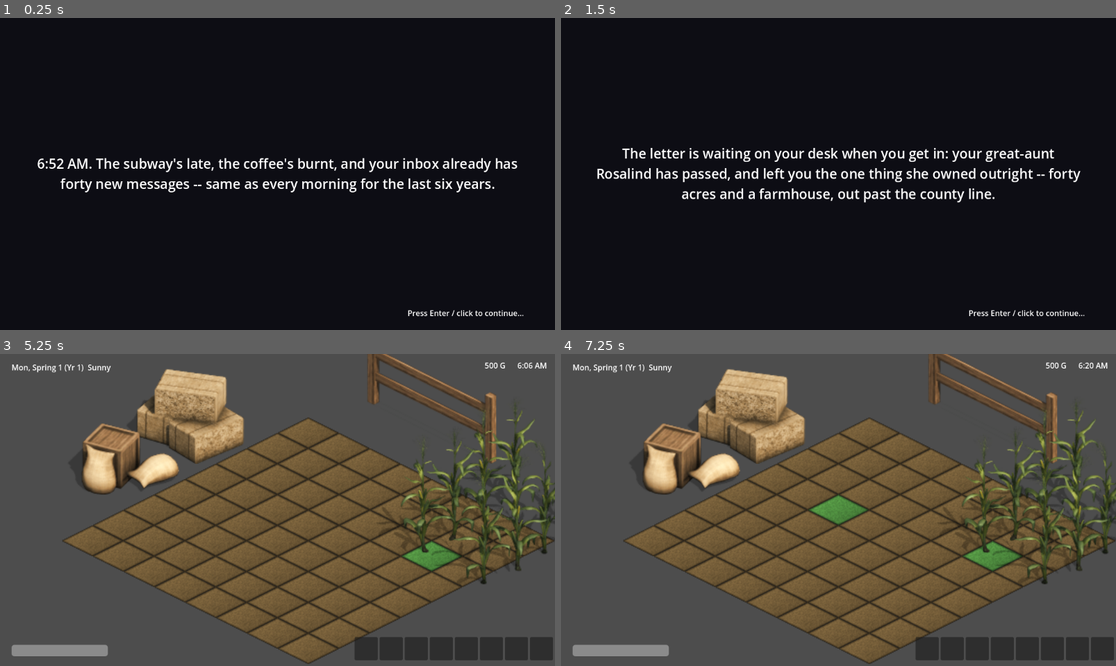
Above: before the commit, frames 1-4 (two rows, left to right).
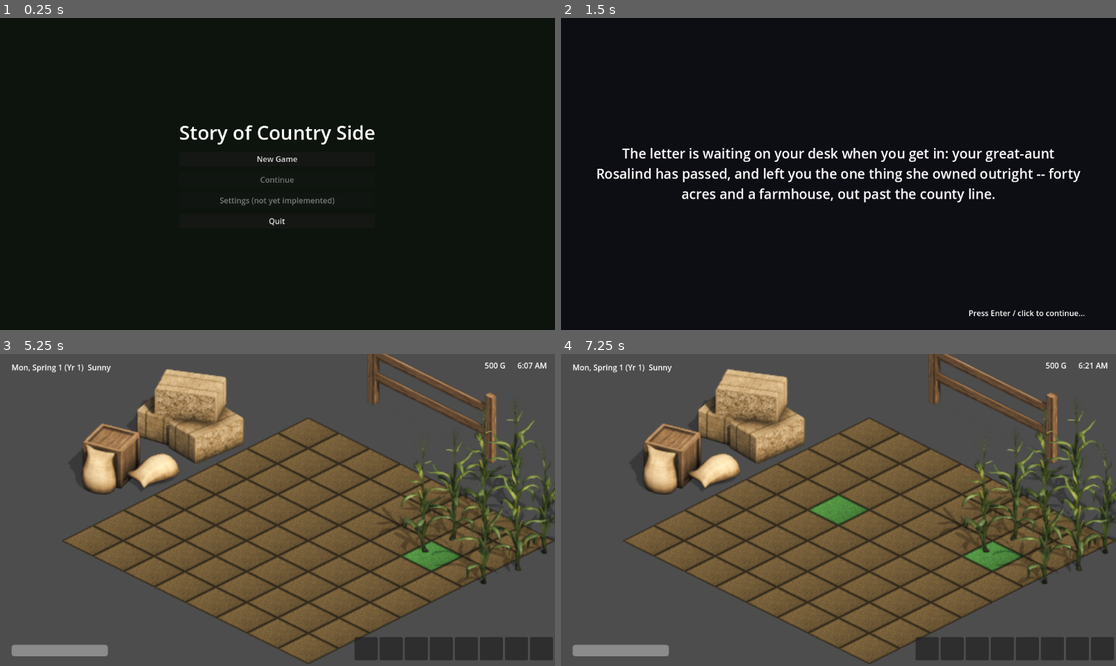
Above: after the commit, the same moments.

Repository: GRITui/story-of-country-side
Game: Godot game, scene res://scenes/ui/TitleScreen.tscn
Two runs of this game, one before a commit and one after it. Both use one fixed random seed, a clock stepped at 60 frames per second and the inputs below. Before the commit the project starts from res://scenes/Main.tscn.
Inputs (mouse positions are in pixels of both pictures, inside the frame that each line leads up to):
- Up to frame 1 (0.25 s): no input
- Up to frame 2 (1.5 s): click (838, 158) at 0.5 s, where only the run after the commit has a clickable "New Game"; tap Enter (ui_accept) at 1.25 s; move the mouse to (960, 158) at 1.27 s; click (960, 158) at 1.42 s
- Up to frame 3 (5.25 s): tap Enter (ui_accept) at 1.52, 2, 2.75, 3.5, 4.25, 4.52, 5 s; drag from (166, 525) to (249, 572) at 2.02 s; move the mouse to (333, 441) at 2.77 s; click (333, 441) at 2.92 s; drag from (249, 572) to (111, 463) at 3.52 s; move the mouse to (444, 556) at 4.27 s; click (444, 556) at 4.42 s; drag from (111, 463) to (194, 432) at 5.02 s
- Up to frame 4 (7.25 s): move the mouse to (866, 510) at 5.77 s; click (866, 510) at 5.92 s; drag from (755, 432) to (727, 525) at 6.52 s

The runs differ from the first frame. In frame 1, 3.6% of the frame differs, in the area x 6-95%, y 34-96%; in frame 2, nothing differs; in frame 3, less than 0.1%; in frame 4, less than 0.1%.

Commit message:
Frontend #92: Title screen with New Game / Continue (#99)
* Frontend #92: TitleScreen scene + script (New Game / Continue / Settings placeholder / Quit)

* Frontend #92: wire TitleScreen as main scene; refresh MainController boot docstring (no logic change)

* Tests #92: headless coverage for TitleScreen menu shape, save-gating, and prepare_* seams (+40 checks)

---------

Co-authored-by: GRIT <grit@GRITs-Mac-mini.local>

Diff:
--- a/project.godot
+++ b/project.godot
@@ -8,7 +8,7 @@
 
 config/name="Story of Country Side"
 config/features=PackedStringArray("4.3", "GL Compatibility")
-run/main_scene="res://scenes/Main.tscn"
+run/main_scene="res://scenes/ui/TitleScreen.tscn"
 
 [autoload]
 
--- /dev/null
+++ b/scenes/ui/TitleScreen.tscn
@@ -0,0 +1,62 @@
+[gd_scene load_steps=2 format=3 uid="uid://ctitl0f1a2b3c"]
+
+[ext_resource type="Script" path="res://scripts/ui/title_screen.gd" id="1"]
+
+[node name="TitleScreen" type="Control"]
+layout_mode = 3
+anchors_preset = 15
+anchor_right = 1.0
+anchor_bottom = 1.0
+grow_horizontal = 2
+grow_vertical = 2
+script = ExtResource("1")
+
+[node name="Root" type="ColorRect" parent="."]
+layout_mode = 1
+anchors_preset = 15
+anchor_right = 1.0
+anchor_bottom = 1.0
+grow_horizontal = 2
+grow_vertical = 2
+color = Color(0.051, 0.075, 0.051, 1)
+
+[node name="MenuPanel" type="CenterContainer" parent="Root"]
+layout_mode = 1
+anchors_preset = 15
+anchor_right = 1.0
+anchor_bottom = 1.0
+grow_horizontal = 2
+grow_vertical = 2
+
+[node name="Margin" type="MarginContainer" parent="Root/MenuPanel"]
+layout_mode = 2
+theme_override_constants/margin_left = 32
+theme_override_constants/margin_top = 32
+theme_override_constants/margin_right = 32
+theme_override_constants/margin_bottom = 32
+
+[node name="VBox" type="VBoxContainer" parent="Root/MenuPanel/Margin"]
+layout_mode = 2
+theme_override_constants/separation = 12
+
+[node name="TitleLabel" type="Label" parent="Root/MenuPanel/Margin/VBox"]
+layout_mode = 2
+text = "Story of Country Side"
+theme_override_font_sizes/font_size = 40
+horizontal_alignment = 1
+
+[node name="NewGameButton" type="Button" parent="Root/MenuPanel/Margin/VBox"]
+layout_mode = 2
+text = "New Game"
+
+[node name="ContinueButton" type="Button" parent="Root/MenuPanel/Margin/VBox"]
+layout_mode = 2
+text = "Continue"
+
+[node name="SettingsButton" type="Button" parent="Root/MenuPanel/Margin/VBox"]
+layout_mode = 2
+text = "Settings (not yet implemented)"
+
+[node name="QuitButton" type="Button" parent="Root/MenuPanel/Margin/VBox"]
+layout_mode = 2
+text = "Quit"
--- a/scripts/story/main_controller.gd
+++ b/scripts/story/main_controller.gd
@@ -12,9 +12,14 @@
 ## once per save (SaveManager.has_seen_intro() persists across loads) and
 ## is skipped on every subsequent boot.
 ##
-## When a real title screen lands, it should call SaveManager.new_game()
-## itself (from its "New Game" button) and this _ready()-time auto-boot
-## behavior should move behind that menu instead of running unconditionally.
+## The title screen (#92, scenes/ui/TitleScreen.tscn) now owns entry-point
+## selection: its New Game button calls SaveManager.new_game() itself and
+## its Continue button calls SaveManager.load_game() -- exactly as this
+## file originally prescribed -- then routes into this scene. This
+## _ready()-time load-or-new deliberately STAYS unconditional: Main.tscn
+## must keep working as an independently bootalable entry point (smoke
+## boots, superuser/autoplay/autoplay_driver.gd), and re-applying the
+## state the title screen just staged is idempotent.
 ##
 ## The always-on HUD (design/ui-flows/menu-hud-flow-spec.md §2) is added as
 ## a sibling CanvasLayer here rather than always-present in Main.tscn itself,
--- /dev/null
+++ b/scripts/ui/title_screen.gd
@@ -0,0 +1,119 @@
+extends Control
+class_name TitleScreen
+## Title screen (design/ui-flows/menu-hud-flow-spec.md §1) -- issue #92.
+##
+## Implements the spec's top-level menu shape against what actually exists
+## today, with the same honesty rules as pause_menu.gd: real destinations
+## are wired, missing ones are visibly disabled placeholders rather than
+## faked screens or silently omitted items.
+##
+## Per-item status against the spec's §1 tree:
+## - New Game: real. Calls SaveManager.new_game() ITSELF (fresh state +
+##   immediate persist) -- exactly what scripts/story/main_controller.gd's
+##   own docstring prescribed for this button -- then routes into
+##   res://scenes/Main.tscn, whose MainController._ready() stays the
+##   universal boot path (load-or-new, then intro-vs-HUD). Pre-staging the
+##   fresh save here makes that load-or-new step an idempotent reload of
+##   the same disk state, so Main.tscn keeps working unchanged as an
+##   independently bootalable entry point (smoke boots,
+##   superuser/autoplay/autoplay_driver.gd). NOTE: there is no confirmation
+##   dialog yet, so New Game overwrites an existing save immediately --
+##   flagged in the PR, not hidden. The spec's name-entry / mode-select /
+##   challenge-toggle children are future scope (Decisions A/D unmade).
+## - Continue: real. Enabled/disabled on _ready() from the public
+##   SaveManager.has_save_file(). On press, SaveManager.load_game() runs
+##   HERE first: a false return (missing/corrupt file -- possible despite
+##   the enabled gate, since has_save_file() only checks existence) leaves
+##   the player on the title screen instead of silently becoming a new
+##   game; success routes into Main.tscn. All persisted systems come back
+##   via apply_save_data(), i.e. "where the player was" for everything the
+##   save model tracks. Two documented gaps, not faked: the spec's save
+##   slot list (thumbnail/date/playtime) doesn't exist because SaveManager
+##   is deliberately single-slot with no metadata-read API (see
+##   save_manager.gd's own docstring), and the last world location isn't
+##   persisted either (see main_controller.gd's travel_to docstring --
+##   every boot lands at Farm regardless).
+## - Settings: disabled "(not yet implemented)" placeholder -- no settings
+##   system exists (same treatment as PauseMenu's Settings button).
+## - Quit: real, get_tree().quit().
+##
+## While the title screen is up, TimeManager is frozen via
+## freeze("title")/unfreeze("title") -- the same single reference-counted
+## freeze mechanism the pause menu ("pause"), festivals, and the intro
+## sequence ("intro") use, per the spec's own §1 one-time-freeze-mechanism
+## rule. Unfrozen in _exit_tree() so the flag can't outlive the screen no
+## matter how the scene exits.
+##
+## Testing seam: the button handlers are thin pairings of a state-only
+## prepare_*() half and the _enter_game() navigation half. Headless tests
+## call the prepare halves directly -- emitting a navigating button inside
+## tests/TestRunner.tscn would change_scene away from the runner mid-suite
+## (same reason pause_menu.gd's quit button is never emitted there).
+
+const TITLE_FREEZE_REASON := "title"
+const MAIN_SCENE_PATH := "res://scenes/Main.tscn"
+
+@onready var _continue_button: Button = $Root/MenuPanel/Margin/VBox/ContinueButton
+@onready var _settings_button: Button = $Root/MenuPanel/Margin/VBox/SettingsButton
+
+## Guards _enter_game() against a double activation (double-click, or New
+## Game then Continue landing in the same frame before the scene swap) --
+## change_scene_to_file() is already safe to call repeatedly, but the
+## second prepare half would still run against the outgoing scene for no
+## reason.
+var _entering_game := false
+
+func _ready() -> void:
+	$Root/MenuPanel/Margin/VBox/NewGameButton.pressed.connect(_on_new_game_pressed)
+	_continue_button.pressed.connect(_on_continue_pressed)
+	$Root/MenuPanel/Margin/VBox/QuitButton.pressed.connect(_on_quit_pressed)
+	# Settings has no destination yet -- disabled, not hidden, so the title
+	# screen's shape still matches the spec's §1 tree even though one of
+	# its four items isn't implemented (same reasoning as pause_menu.gd).
+	_settings_button.disabled = true
+	_refresh_continue_state()
+	if TimeManager:
+		TimeManager.freeze(TITLE_FREEZE_REASON)
+
+func _exit_tree() -> void:
+	if TimeManager:
+		TimeManager.unfreeze(TITLE_FREEZE_REASON)
+
+## Continue's enabled state is a point-in-time read of disk existence:
+## SaveManager has no save-created/deleted signal (nothing else writes the
+## file during a sitting on this screen), so a _ready()-time check is the
+## whole contract, not a lazily-maintained mirror.
+func _refresh_continue_state() -> void:
+	_continue_button.disabled = not SaveManager.has_save_file()
+
+func _on_new_game_pressed() -> void:
+	prepare_new_game()
+	_enter_game()
+
+func _on_continue_pressed() -> void:
+	# A failed load (no/corrupt file) keeps the player here -- falling
+	# through to Main.tscn would let its load-or-new fallback silently turn
+	# their Continue into a brand-new game overwriting nothing but their
+	# expectation.
+	if prepare_continue():
+		_enter_game()
+
+## State-only half of New Game: reset every system to fresh-boot defaults
+## and persist the fresh save, via SaveManager.new_game()'s public API.
+func prepare_new_game() -> void:
+	SaveManager.new_game()
+
+## State-only half of Continue: load the save into every system. Returns
+## false (leaving in-memory state untouched) when there's no readable
+## save -- mirroring SaveManager.load_game()'s own return contract.
+func prepare_continue() -> bool:
+	return SaveManager.load_game()
+
+func _enter_game() -> void:
+	if _entering_game:
+		return
+	_entering_game = true
+	get_tree().change_scene_to_file(MAIN_SCENE_PATH)
+
+func _on_quit_pressed() -> void:
+	get_tree().quit()
--- a/tests/test_runner.gd
+++ b/tests/test_runner.gd
@@ -385,6 +385,12 @@
 	_test_npc_controller_has_visible_sprite_after_ready()
 	_test_npc_controller_sprite_tint_is_deterministic_per_name()
 
+	_test_title_screen_instantiates_with_spec_menu_shape()
+	_test_title_screen_continue_disabled_without_save()
+	_test_title_screen_continue_enabled_with_save()
+	_test_title_screen_new_game_prepares_fresh_state_and_persists()
+	_test_title_screen_continue_prepare_loads_or_reports_failure()
+
 	if _failures.is_empty():
 		print("ALL TESTS PASSED (%d checks)" % _pass_count)
 		get_tree().quit(0)
@@ -4918,3 +4924,98 @@
 	npc_a.queue_free()
 	npc_b.queue_free()
 	npc_c.queue_free()
+
+## --- Frontend: Title screen (#92) ---
+##
+## Same discipline as the other frontend blocks: what's meaningfully
+## testable headlessly is scene instantiation, the spec §1 menu shape,
+## Continue's SaveManager.has_save_file() gating, and the state-only
+## prepare_* halves of the New Game / Continue actions. The navigating
+## buttons themselves are never emitted here -- their handlers end in
+## get_tree().change_scene_to_file()/quit(), which would swap the
+## TestRunner scene out from under this suite (same reason pause_menu.gd's
+## quit button is never emitted) -- so those handlers stay thin pairings
+## of tested prepare halves and an untested one-line navigation tail.
+## Every test bookends its disk writes with SaveManager.delete_save_file(),
+## matching the save/load round-trip tests above.
+
+func _make_title_screen() -> TitleScreen:
+	var scene: PackedScene = load("res://scenes/ui/TitleScreen.tscn")
+	var title_screen: TitleScreen = scene.instantiate()
+	add_child(title_screen)
+	return title_screen
+
+func _title_screen_continue_button(title_screen: TitleScreen) -> Button:
+	return title_screen.get_node("Root/MenuPanel/Margin/VBox/ContinueButton") as Button
+
+func _test_title_screen_instantiates_with_spec_menu_shape() -> void:
+	SaveManager.delete_save_file()
+	var title_screen := _make_title_screen()
+	var vbox: Node = title_screen.get_node("Root/MenuPanel/Margin/VBox")
+	_check(vbox.get_node_or_null("NewGameButton") is Button,
+		"Title screen should offer a New Game button per spec §1")
+	_check(_title_screen_continue_button(title_screen) != null,
+		"Title screen should offer a Continue button per spec §1")
+	_check((vbox.get_node("SettingsButton") as Button).disabled,
+		"Settings should be a disabled placeholder while no settings system exists, not a faked screen")
+	_check(vbox.get_node_or_null("QuitButton") is Button,
+		"Title screen should offer Quit per spec §1")
+	title_screen.queue_free()
+
+func _test_title_screen_continue_disabled_without_save() -> void:
+	SaveManager.delete_save_file()
+	_check(not SaveManager.has_save_file(), "sanity: no save file should exist after delete_save_file()")
+	var title_screen := _make_title_screen()
+	_check(_title_screen_continue_button(title_screen).disabled,
+		"Continue should be disabled when SaveManager.has_save_file() is false")
+	title_screen.queue_free()
+
+func _test_title_screen_continue_enabled_with_save() -> void:
+	SaveManager.delete_save_file()
+	SaveManager.save_game() # writes a save file from the managers' current state
+	_check(SaveManager.has_save_file(), "sanity: save_game() should have created the save file")
+	var title_screen := _make_title_screen()
+	_check(not _title_screen_continue_button(title_screen).disabled,
+		"Continue should be enabled when SaveManager.has_save_file() is true")
+	title_screen.queue_free()
+	SaveManager.delete_save_file()
+
+func _test_title_screen_new_game_prepares_fresh_state_and_persists() -> void:
+	SaveManager.delete_save_file()
+	SaveManager.mark_intro_seen() # dirties meta save state AND persists it to disk
+	TimeManager.year = 7 # public-field poke, same discipline as the save/load round-trip test
+	var title_screen := _make_title_screen()
+	title_screen.prepare_new_game()
+	_check(not SaveManager.has_seen_intro(),
+		"New Game should reset intro_seen via SaveManager.new_game() so the intro plays again on the fresh save")
+	_check(TimeManager.year == 1,
+		"New Game should reset time to fresh-boot defaults, got year=%d" % TimeManager.year)
+	_check(SaveManager.has_save_file(),
+		"prepare_new_game should leave a persisted fresh save for MainController's boot load-or-new to pick up")
+	title_screen.queue_free()
+	SaveManager.delete_save_file()
+
+func _test_title_screen_continue_prepare_loads_or_reports_failure() -> void:
+	SaveManager.delete_save_file()
+	var title_screen := _make_title_screen()
+	_check(not title_screen.prepare_continue(),
+		"prepare_continue should report failure with no save file, leaving the player on the title screen")
+	SaveManager.mark_intro_seen() # persists intro_seen = true
+	SaveManager.intro_seen = false # simulate a fresh boot's in-memory state (same public poke as the round-trip test)
+	_check(title_screen.prepare_continue(),
+		"prepare_continue should load an existing save and report success")
+	_check(SaveManager.has_seen_intro(),
+		"the loaded save should restore system state (intro_seen here), i.e. Continue lands where the player was")
+	# Corrupt-file edge: has_save_file() gates on existence, not readability,
+	# so Continue can be offered/clicked with garbage on disk -- the honest
+	# behavior is reporting failure here rather than routing into Main.tscn,
+	# whose load-or-new fallback would silently start a brand-new game.
+	SaveManager.delete_save_file()
+	var corrupt := FileAccess.open(SaveManager.SAVE_PATH, FileAccess.WRITE)
+	corrupt.store_string("this is not json{")
+	corrupt.close()
+	_check(SaveManager.has_save_file(), "sanity: the corrupt placeholder file should exist on disk")
+	_check(not title_screen.prepare_continue(),
+		"prepare_continue should report failure on a corrupt save instead of silently becoming a new game")
+	title_screen.queue_free()
+	SaveManager.delete_save_file()
